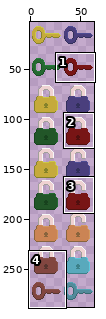
File history of a pixel-art file, Art/Items/LocksAndKeys.aseprite. The first picture is a wide view before the edit; the outline marks the close-up.
Close-up. Earlier state:
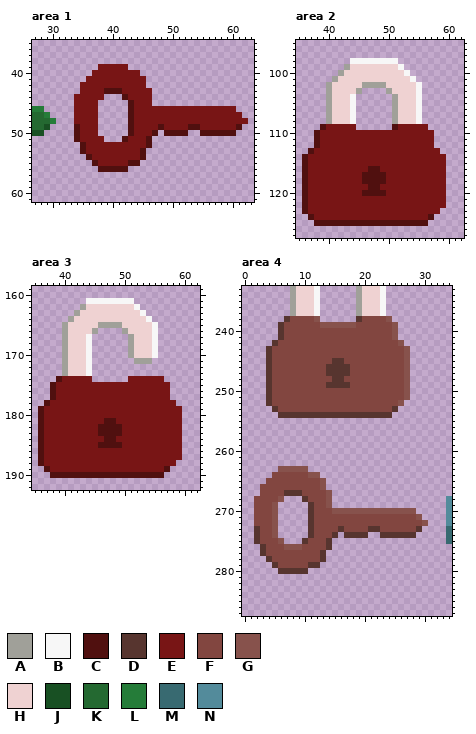
64x288 pixels, 1 frame. Colours within 5 levels of each other are drawn and written as one. Shown: area 1: x 27..63, y 35..61; area 2: x 35..62, y 95..127; area 3: x 35..62, y 159..192; area 4: x 0..34, y 233..287. The wide view leaves out empty margins.
Palette (. is transparent): A #a0a099  B #f7f7f7  C #50100f  D #57352f  E #781515  F #824640  G #87524c  H #efd2d2  J #185023  K #246931  L #257c39  M #386a71  N #538b9b
Now the later version:
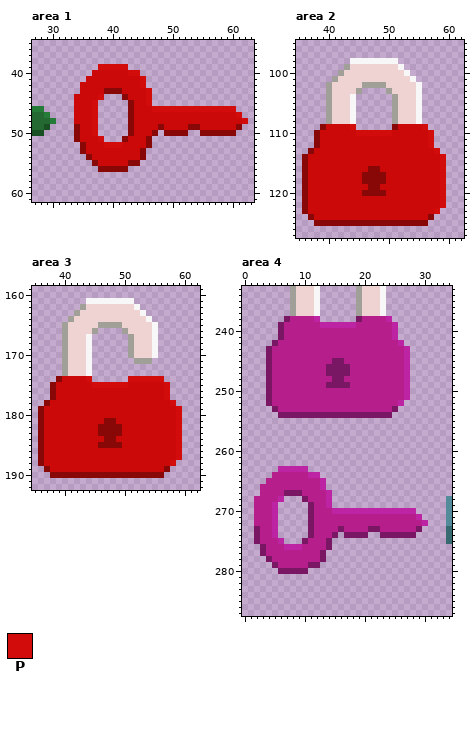
Colours new in this view: P #d20b0b
From old to new:
@@ palette @@
-C #50100f
+C #880707
-D #57352f
+D #7a1765
-E #781515
+E #cb0909
-F #824640
+F #b61e8b
-G #87524c
+G #bc24a4
--- area 1, layer "Key/Tint"
@@ x 27..63 @@
 38 .....................................
-39 ...........EEEEE.....................
-40 ..........EEEEEEEE...................
-41 .........EEEEEEEEEE..................
-42 ........EEEEEEEEEEE..................
-43 ........EEEECCCEEEEE.................
-44 .......EEEEE...CEEEE.................
-45 .......EEEE.....CEEE.................
-46 LL.....EEEE.....CEEEEEEEEEEEEEEEEE...
-47 KKL....EEEE.....CEEEEEEEEEEEEEEEEEE..
-48 KKKL...EEEE.....CEEEEEEEEEEEEEEEEEEE.
-49 KKJ....CEEE.....CEEEECEEEECCEEEEEEC..
-50 JJ.....CEEE.....CEEEC.CCCC..CCCCCC...
-51 .......CEEEE...CEEEC.................
-52 ........CEEEEEEEEEEC.................
+39 ...........PPPPP.....................
+40 ..........EEEEEEPP...................
+41 .........EEEEEEEEEP..................
+42 ........EEEEEEEEEEP..................
+43 ........EEEECCCEEEEP.................
+44 .......EEEEP...CEEEP.................
+45 .......EEEP.....CEEP.................
+46 LL.....EEEP.....CEEEPPPPPPPPPPPPPP...
+47 KKL....EEEP.....CEEEEEEEEEEEEEEEEEP..
+48 KKKL...EEEP.....CEEEEEEEEEEEEEEEEEEP.
+49 KKJ....CEEP.....CEEEECEEEECCEEEEEEC..
+50 JJ.....CEEP.....CEEEC.CCCC..CCCCCC...
+51 .......CEEEP...CEEEC.................
+52 ........CEEEPPPEEEEC.................
 53 ........CEEEEEEEEEC..................
--- area 2, layer "Locks/Tint"
@@ x 35..62 @@
 108 .....AHHHB......AHHHB.......
-109 ....CEEEEE......CEEEEE......
-110 ...CEEEEEEEEEEEEEEEEEEE.....
-111 ...CEEEEEEEEEEEEEEEEEEE.....
-112 ...CEEEEEEEEEEEEEEEEEEE.....
-113 ..CEEEEEEEEEEEEEEEEEEEEE....
-114 .CEEEEEEEEEEEEEEEEEEEEEEE...
-115 .CEEEEEEEEEEEEEEEEEEEEEEE...
-116 .CEEEEEEEEEECCEEEEEEEEEEE...
-117 .CEEEEEEEEECCCCEEEEEEEEEE...
-118 .CEEEEEEEEECCCCEEEEEEEEEE...
-119 .CEEEEEEEEEECCEEEEEEEEEEE...
-120 .CEEEEEEEEECCCCEEEEEEEEEE...
-121 .CEEEEEEEEEEEEEEEEEEEEEEE...
-122 .CEEEEEEEEEEEEEEEEEEEEEEE...
-123 .CEEEEEEEEEEEEEEEEEEEEEE....
+109 ....CEEEEP......CEEEEP......
+110 ...CEEEEEEPPPPPPEEEEEEP.....
+111 ...CEEEEEEEEEEEEEEEEEEP.....
+112 ...CEEEEEEEEEEEEEEEEEEP.....
+113 ..CEEEEEEEEEEEEEEEEEEEEP....
+114 .CEEEEEEEEEEEEEEEEEEEEEEP...
+115 .CEEEEEEEEEEEEEEEEEEEEEEP...
+116 .CEEEEEEEEEECCEEEEEEEEEEP...
+117 .CEEEEEEEEECCCCEEEEEEEEEP...
+118 .CEEEEEEEEECCCCEEEEEEEEEP...
+119 .CEEEEEEEEEECCEEEEEEEEEEP...
+120 .CEEEEEEEEECCCCEEEEEEEEEP...
+121 .CEEEEEEEEEEEEEEEEEEEEEEP...
+122 .CEEEEEEEEEEEEEEEEEEEEEEP...
+123 .CEEEEEEEEEEEEEEEEEEEEEP....
 124 ..CEEEEEEEEEEEEEEEEEEEC.....
--- area 3, layer "Locks/Tint"
@@ x 35..62 @@
 173 .....AHHHB..................
-174 ....CEEEEE......EEEEEE......
-175 ...CEEEEEEEEEEEEEEEEEEE.....
-176 ...CEEEEEEEEEEEEEEEEEEE.....
-177 ...CEEEEEEEEEEEEEEEEEEE.....
-178 ..CEEEEEEEEEEEEEEEEEEEEE....
-179 .CEEEEEEEEEEEEEEEEEEEEEEE...
-180 .CEEEEEEEEEEEEEEEEEEEEEEE...
-181 .CEEEEEEEEEECCEEEEEEEEEEE...
-182 .CEEEEEEEEECCCCEEEEEEEEEE...
-183 .CEEEEEEEEECCCCEEEEEEEEEE...
-184 .CEEEEEEEEEECCEEEEEEEEEEE...
-185 .CEEEEEEEEECCCCEEEEEEEEEE...
-186 .CEEEEEEEEEEEEEEEEEEEEEEE...
-187 .CEEEEEEEEEEEEEEEEEEEEEEE...
-188 .CEEEEEEEEEEEEEEEEEEEEEE....
+174 ....CEEEEP......PPPPPP......
+175 ...CEEEEEEPPPPPPEEEEEEP.....
+176 ...CEEEEEEEEEEEEEEEEEEP.....
+177 ...CEEEEEEEEEEEEEEEEEEP.....
+178 ..CEEEEEEEEEEEEEEEEEEEEP....
+179 .CEEEEEEEEEEEEEEEEEEEEEEP...
+180 .CEEEEEEEEEEEEEEEEEEEEEEP...
+181 .CEEEEEEEEEECCEEEEEEEEEEP...
+182 .CEEEEEEEEECCCCEEEEEEEEEP...
+183 .CEEEEEEEEECCCCEEEEEEEEEP...
+184 .CEEEEEEEEEECCEEEEEEEEEEP...
+185 .CEEEEEEEEECCCCEEEEEEEEEP...
+186 .CEEEEEEEEEEEEEEEEEEEEEEP...
+187 .CEEEEEEEEEEEEEEEEEEEEEEP...
+188 .CEEEEEEEEEEEEEEEEEEEEEP....
 189 ..CEEEEEEEEEEEEEEEEEEEC.....
